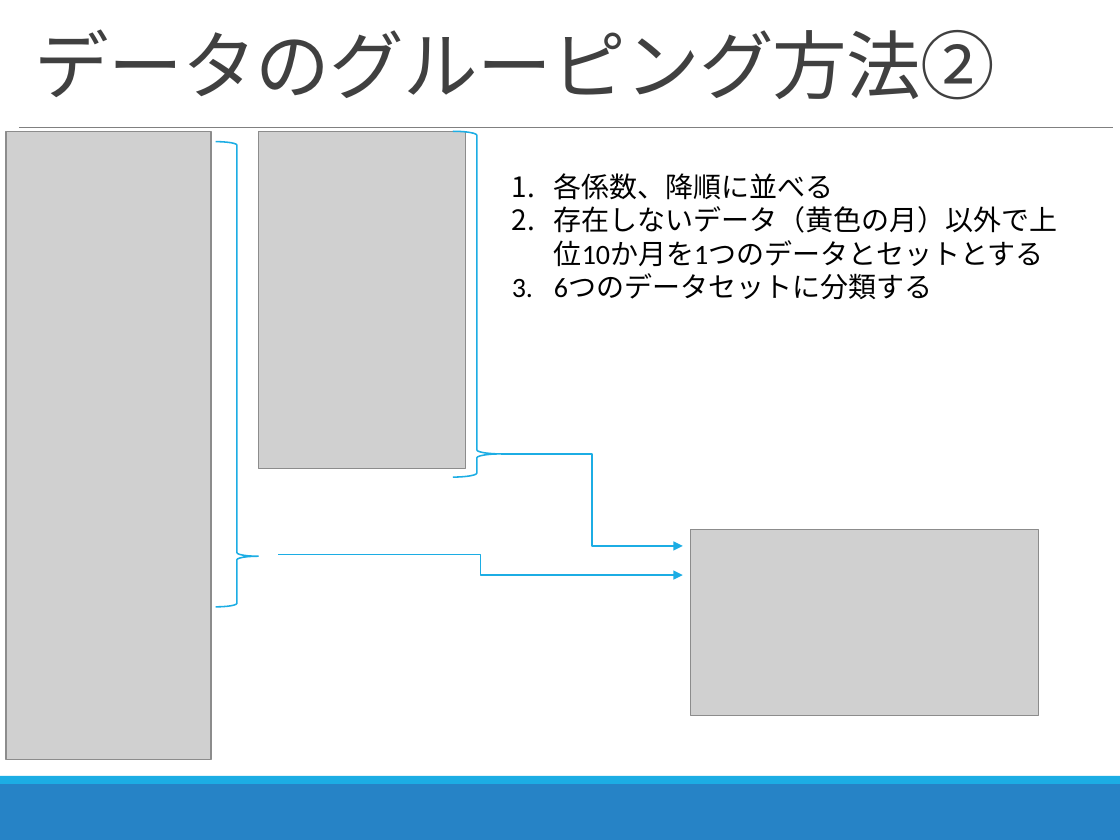
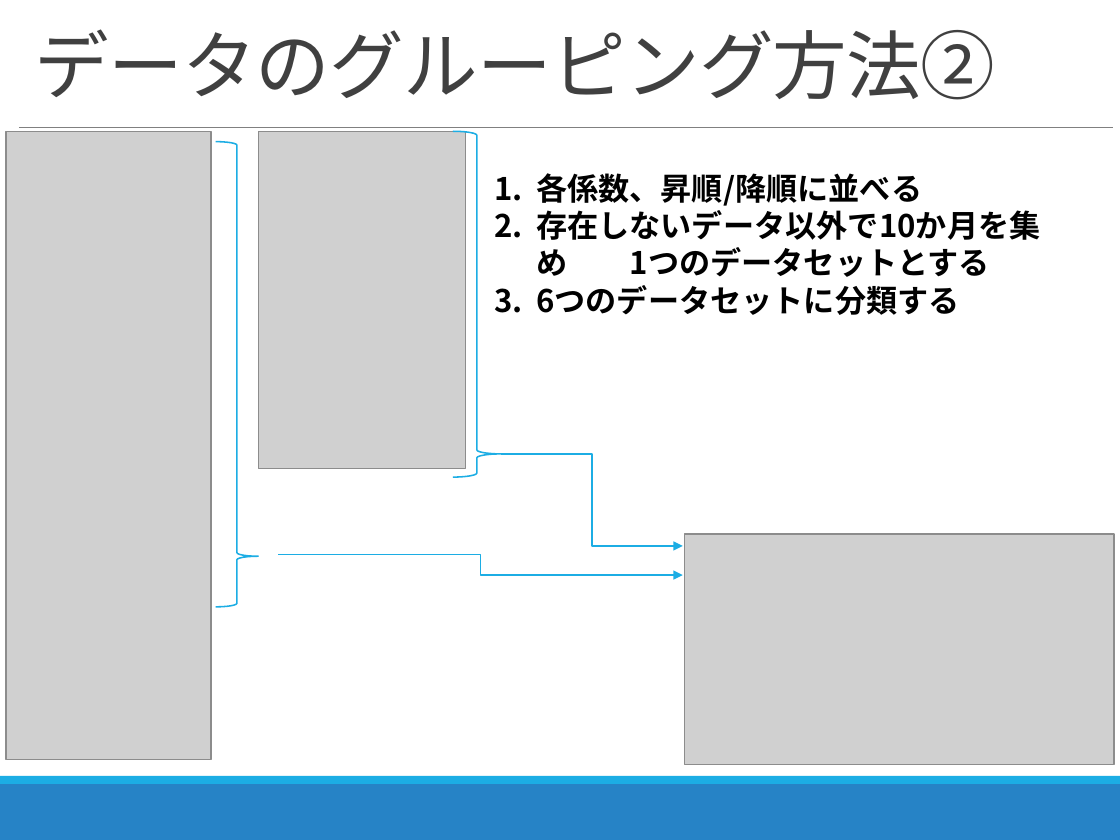
Before and after one commit to zerebom/Time-series-analysis, a slide deck: slide 10 of Excel/2018_09_25進捗報告.pptx. Drawn at 1120x840 pixels with LibreOffice and Linux fonts; fonts in the diff are those of the drawing; grey boxes stand for pictures. Boxes give left, top, right and bottom in pixels: in the first picture for what was removed or moved away, otherwise in the second. Text is boxed around its words. In the diff, an @@ line names an element or a change of style, - is before the commit and + after.

```diff
--- a/Excel/2018_09_25進捗報告.pptx
+++ b/Excel/2018_09_25進捗報告.pptx
@@ text "各係数、昇順/降順に並べる": place and size @@
-text "各係数、昇順/降順に並べる" at (554, 173, 1058, 300)
+text "各係数、昇順/降順に並べる" at (536, 173, 1040, 315)
@@ text at (536, 173, 1040, 277): text changed; size 18 to 20 pt; font Calibri to Noto Sans CJK JP; bold on @@
-1. 各係数、降順に並べる
-2. 存在しないデータ（黄色の月）以外で上位10か月を1つのデータとセットとする
+1. 各係数、昇順/降順に並べる
+2. 存在しないデータ以外で10か月を集め 1つのデータセットとする
@@ text at (536, 285, 959, 315): size 18 to 20 pt, font Calibri to Noto Sans CJK JP, bold on in "6つのデータセットに分類する" @@
@@ picture: place and size @@
-picture at (691, 530, 1038, 717)
+picture at (684, 534, 1113, 765)
```
Also in this commit, not shown: 9 other slides changed, 7 slides added, 1 slide removed, 8 other files.
